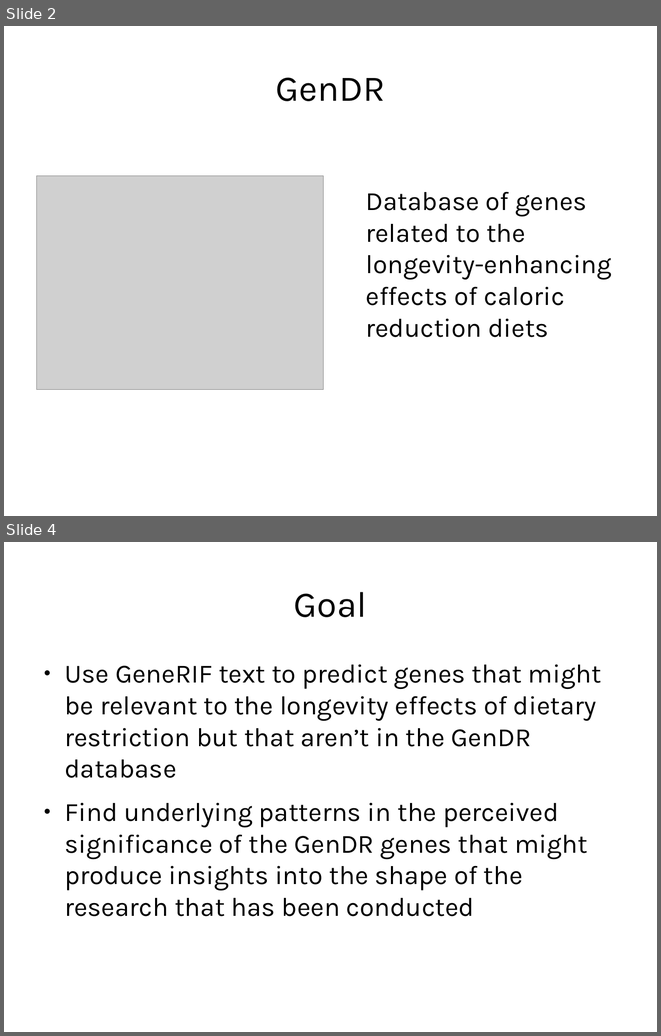
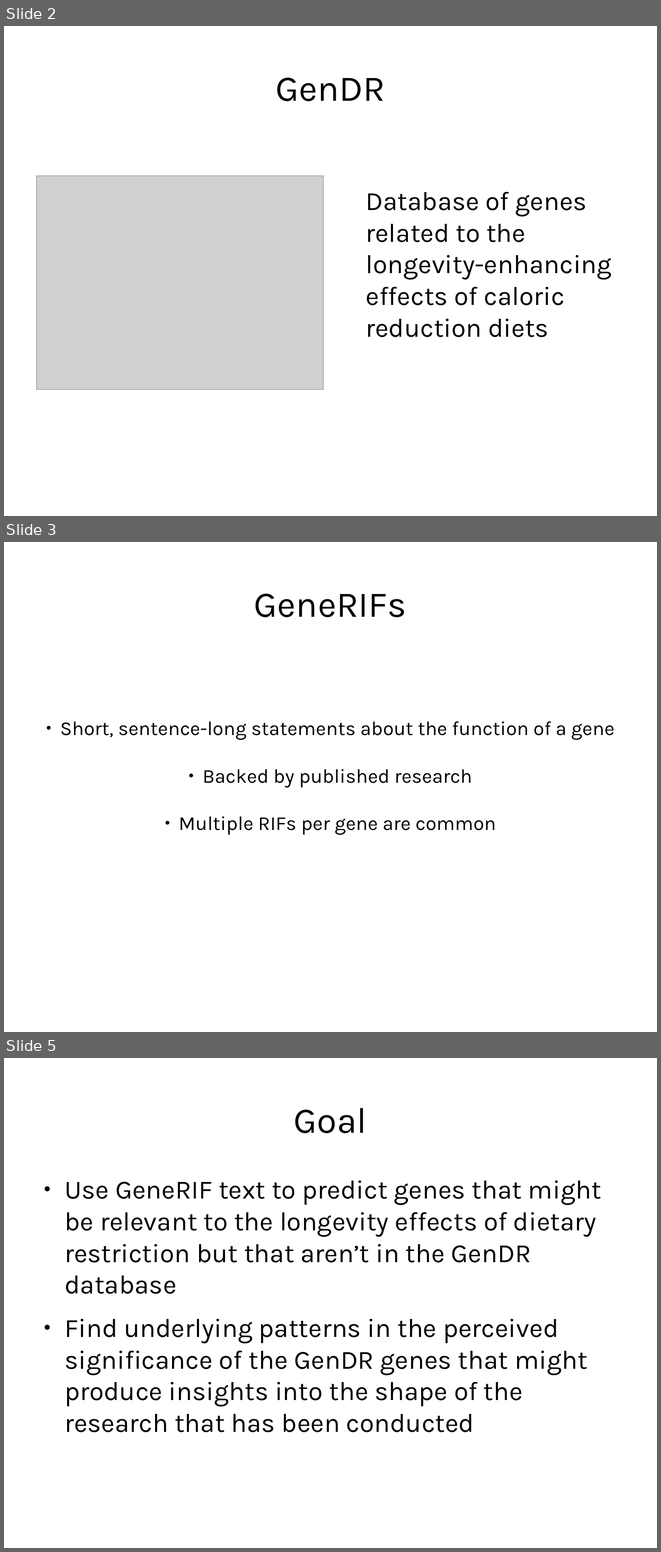
Before and after one commit to DeepwaterCreations/genDR-generif-analysis, a slide deck: presentation.odp. Shown one above the other, each under a label of ours: slides 2 and 4 before the commit, slides 2, 3 and 5 after it; the slides between them are not shown. The pictures are 661x1036 and 661x1552 pixels, drawn with LibreOffice and Linux fonts; fonts in the diff are those of the drawing; grey boxes stand for pictures. Boxes give left, top, right and bottom in pixels: in the first picture for what was removed or moved away, otherwise in the second. Text is boxed around its words. In the diff, an @@ line names an element or a change of style, - is before the commit and + after.

```diff
--- a/presentation.odp
+++ b/presentation.odp
@@ slide 3 added at (x1=4, y1=542, x2=657, y2=1032), background #FFFFFF @@
@@ title added at (x1=254, y1=593, x2=407, y2=617), 44 pt, text #000000 @@
+GeneRIFs
@@ subtitle added at (x1=60, y1=721, x2=615, y2=835), 24 pt, text #000000 @@
+● Short, sentence-long statements about the function of a gene
+● Backed by published research
+● Multiple RIFs per gene are common
@@ what was slide 4 is now slide 5 @@
```
Also in this commit, not shown: 2 slides changed, 2 other slides added, 1 slide removed.
